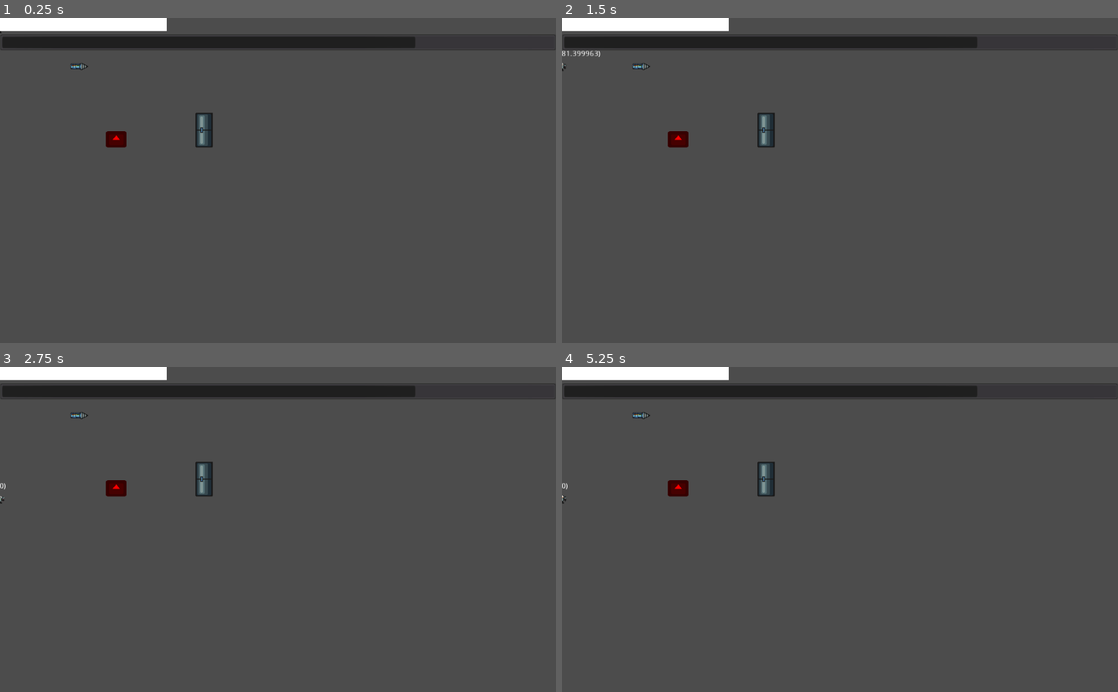
Above: before the commit, frames 1-4 (two rows, left to right).
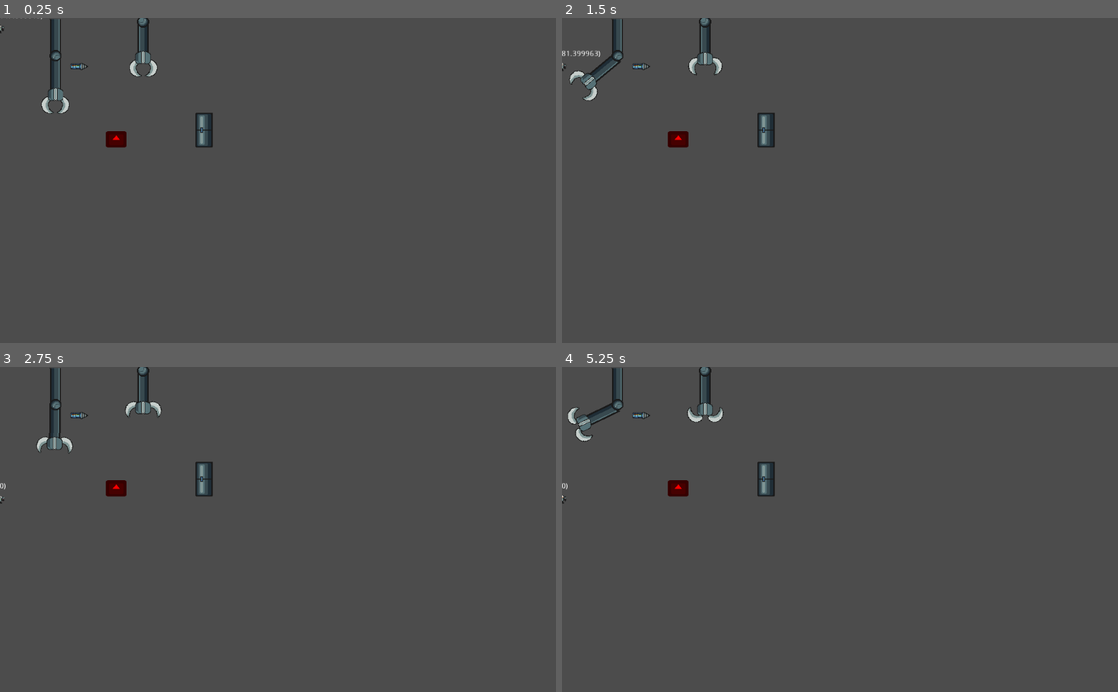
Above: after the commit, the same moments.

Repository: NancokPS2/GodotWildJam
Game: Godot game, scene res://test.tscn
The game is run twice, just before and just after one commit, with the same random seed, the same clock (stepped at 60 frames per second) and the same inputs. The project has no main scene, so this scene is started directly. The engine's default icon, where the game draws it, is replaced by a stand-in: a white triangle on a blue panel in a dark square.
Inputs (mouse positions are in pixels of both pictures, inside the frame that each line leads up to):
- Up to frame 1 (0.25 s): no input
- Up to frame 2 (1.5 s): tap Enter at 0.5 s; move the mouse to (962, 164) at 0.52 s; hold E (shoulder_right, bound only after the commit) 0.53-1.25 s; hold F (ataque) 0.53-1.25 s; click (962, 164) at 0.67 s; tap W (jump) at 0.77 s; drag from (728, 196) to (812, 245) at 1.27 s
- Up to frame 3 (2.75 s): move the mouse to (333, 458) at 2.02 s; hold Q (shoulder_left, bound only after the commit) from 2.03 s (still down); tap 2 (herramienta2) at 2.1 s
- Up to frame 4 (5.25 s): release Q (shoulder_left, bound only after the commit) at 2.75 s; drag from (812, 594) to (673, 480) at 2.77 s; tap Space at 3.5 s; move the mouse to (1006, 578) at 3.52 s; press the mouse at (1006, 578) at 3.53 s; hold E (shoulder_right, bound only after the commit) 3.53-4.25 s; tap W (jump) at 3.77 s; release the mouse at (1006, 578) at 4.25 s; drag from (673, 480) to (756, 448) at 4.27 s; move the mouse to (867, 529) at 5.02 s; hold E (shoulder_right, bound only after the commit) from 5.03 s (still down); tap Backspace at 5.1 s; click (867, 529) at 5.17 s

The runs differ from the first frame. In frame 1, 5.0% of the frame differs, in the area x 0-100%, y 0-30%; in frame 2, 5.0%; in frame 3, 5.0%; in frame 4, 5.1%, in the area x 0-100%, y 0-24%.

Commit message:
Misc, tasks, testing

Diff:
--- a/project.godot
+++ b/project.godot
@@ -45,7 +45,12 @@
 "path": "res://Clases/Entidades/GarraGrua.gd"
 }, {
 "base": "Entidad",
-"class": "Grua",
+"class": "GruaDeslizante",
+"language": "GDScript",
+"path": "res://Objetos/Grua/GruaDeslizante.gd"
+}, {
+"base": "Entidad",
+"class": "GruaDobleBrazo",
 "language": "GDScript",
 "path": "res://Clases/Entidades/Grua.gd"
 }, {
@@ -97,7 +102,8 @@
 "Entidad": "",
 "Estructura": "",
 "GarraGrua": "",
-"Grua": "",
+"GruaDeslizante": "",
+"GruaDobleBrazo": "",
 "Herramienta": "",
 "HerramientaTaladro": "",
 "Hitbox": "",
@@ -180,6 +186,26 @@
 "events": [ Object(InputEventKey,"resource_local_to_scene":false,"resource_name":"","device":0,"alt":false,"shift":false,"control":false,"meta":false,"command":false,"pressed":false,"scancode":70,"physical_scancode":0,"unicode":0,"echo":false,"script":null)
  ]
 }
+shoulder_left={
+"deadzone": 0.5,
+"events": [ Object(InputEventKey,"resource_local_to_scene":false,"resource_name":"","device":0,"alt":false,"shift":false,"control":false,"meta":false,"command":false,"pressed":false,"scancode":81,"physical_scancode":0,"unicode":0,"echo":false,"script":null)
+ ]
+}
+shoulder_right={
+"deadzone": 0.5,
+"events": [ Object(InputEventKey,"resource_local_to_scene":false,"resource_name":"","device":0,"alt":false,"shift":false,"control":false,"meta":false,"command":false,"pressed":false,"scancode":69,"physical_scancode":0,"unicode":0,"echo":false,"script":null)
+ ]
+}
+move_up={
+"deadzone": 0.5,
+"events": [ Object(InputEventKey,"resource_local_to_scene":false,"resource_name":"","device":0,"alt":false,"shift":false,"control":false,"meta":false,"command":false,"pressed":false,"scancode":87,"physical_scancode":0,"unicode":0,"echo":false,"script":null)
+ ]
+}
+move_down={
+"deadzone": 0.5,
+"events": [ Object(InputEventKey,"resource_local_to_scene":false,"resource_name":"","device":0,"alt":false,"shift":false,"control":false,"meta":false,"command":false,"pressed":false,"scancode":83,"physical_scancode":0,"unicode":0,"echo":false,"script":null)
+ ]
+}
 
 [layer_names]
 
--- a/test.tscn
+++ b/test.tscn
@@ -7,6 +7,8 @@
 [ext_resource path="res://Clases/Misc/Termometro.gd" type="Script" id=5]
 [ext_resource path="res://Clases/Entidades/Entidad.gd" type="Script" id=6]
 [ext_resource path="res://Objetos/Obstaculos/CompuertaDoble.tscn" type="PackedScene" id=7]
+[ext_resource path="res://Objetos/Grua/GruaDobleBrazo.tscn" type="PackedScene" id=8]
+[ext_resource path="res://Objetos/Grua/GruaDeslizante.tscn" type="PackedScene" id=9]
 
 [sub_resource type="RectangleShape2D" id=1]
 extents = Vector2( 200.5, 22 )
@@ -14,6 +16,7 @@
 [node name="Node2D" type="Node2D"]
 
 [node name="Interfaz" type="CanvasLayer" parent="."]
+visible = false
 
 [node name="Control" type="Control" parent="Interfaz"]
 anchor_right = 1.0
@@ -65,3 +68,10 @@
 
 [node name="CompuertaDoble" parent="." instance=ExtResource( 7 )]
 position = Vector2( 376, 207 )
+
+[node name="GruaDobleBrazo" parent="." instance=ExtResource( 8 )]
+position = Vector2( 102, 2 )
+rotation = 3.14159
+
+[node name="GruaDobleBrazo2" parent="." instance=ExtResource( 9 )]
+position = Vector2( 264, 7 )
Not shown, changed: addons/kanban_tasks/data.json
Not shown: 1 places in test.tscn that only renumber resources
